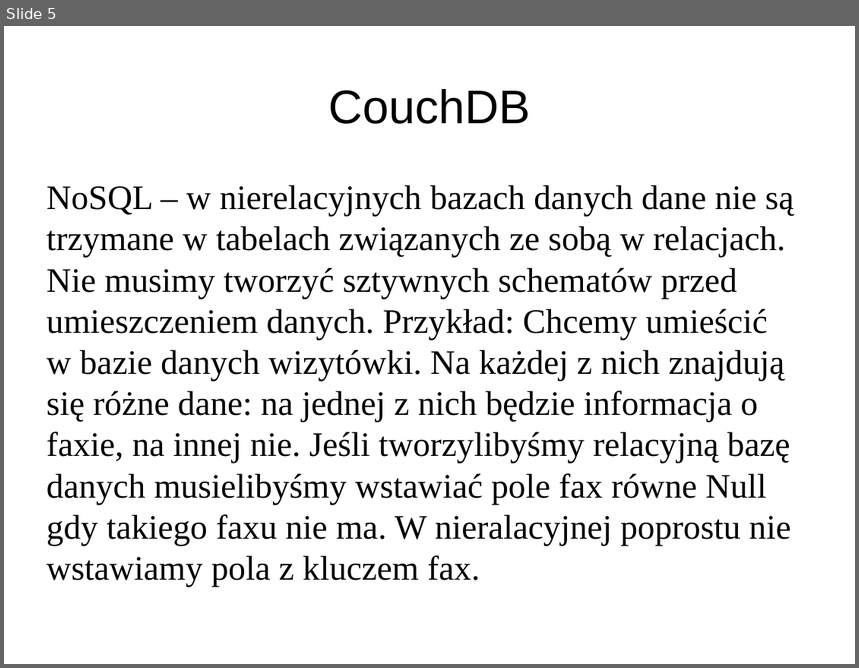
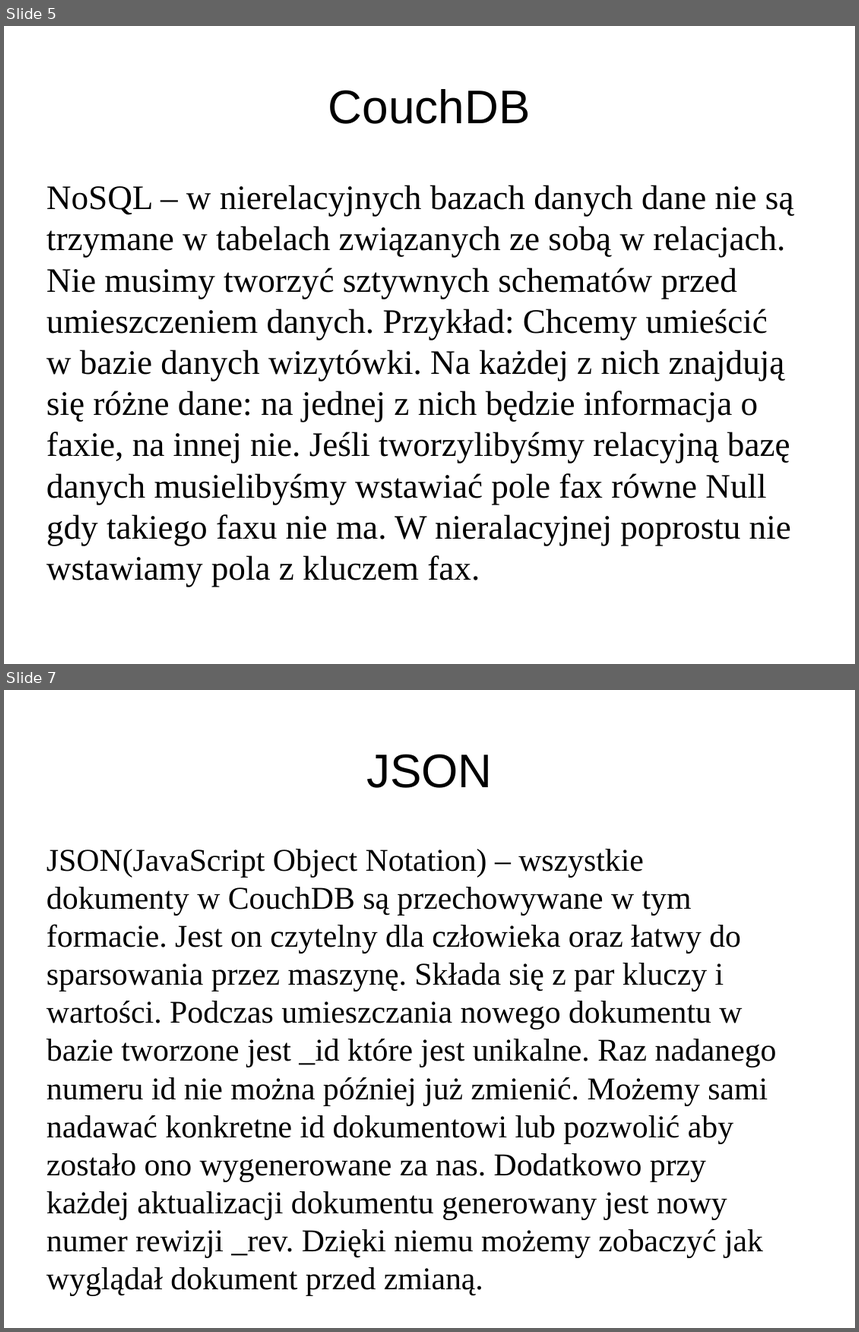
Before and after one commit to pawnow/ProjektErlang, a slide deck: prezentacja.odp. Shown one above the other, each under a label of ours: slide 5 before the commit, slides 5 and 7 after it; the slides between them are not shown. The pictures are 859x668 and 859x1332 pixels, drawn with LibreOffice and Linux fonts; fonts in the diff are those of the drawing. Boxes give left, top, right and bottom in pixels: in the first picture for what was removed or moved away, otherwise in the second. Text is boxed around its words. In the diff, an @@ line names an element or a change of style, - is before the commit and + after.

```diff
--- a/prezentacja.odp
+++ b/prezentacja.odp
@@ slide 7 added at [4, 690, 855, 1328], background #FFFFFF @@
@@ title added at [367, 754, 492, 788], 44 pt, text #000000 @@
+JSON
@@ text added at [47, 849, 777, 1296], 29.6 pt, text #000000 @@
+JSON(JavaScript Object Notation) – wszystkie dokumenty w CouchDB są przechowywane w tym formacie. Jest on czytelny dla człowieka oraz łatwy do sparsowania przez maszynę. Składa się z par kluczy i wartości. Podczas umieszczania nowego dokumentu w bazie tworzone jest _id które jest unikalne. Raz nadanego numeru id nie można później już zmienić. Możemy sami nadawać konkretne id dokumentowi lub pozwolić aby zostało ono wygenerowane za nas. Dodatkowo przy każdej aktualizacji dokumentu generowany jest nowy numer rewizji _rev. Dzięki niemu możemy zobaczyć jak wyglądał dokument przed zmianą.
```
Also in this commit, not shown: 10 other slides added, 4 slides removed.
